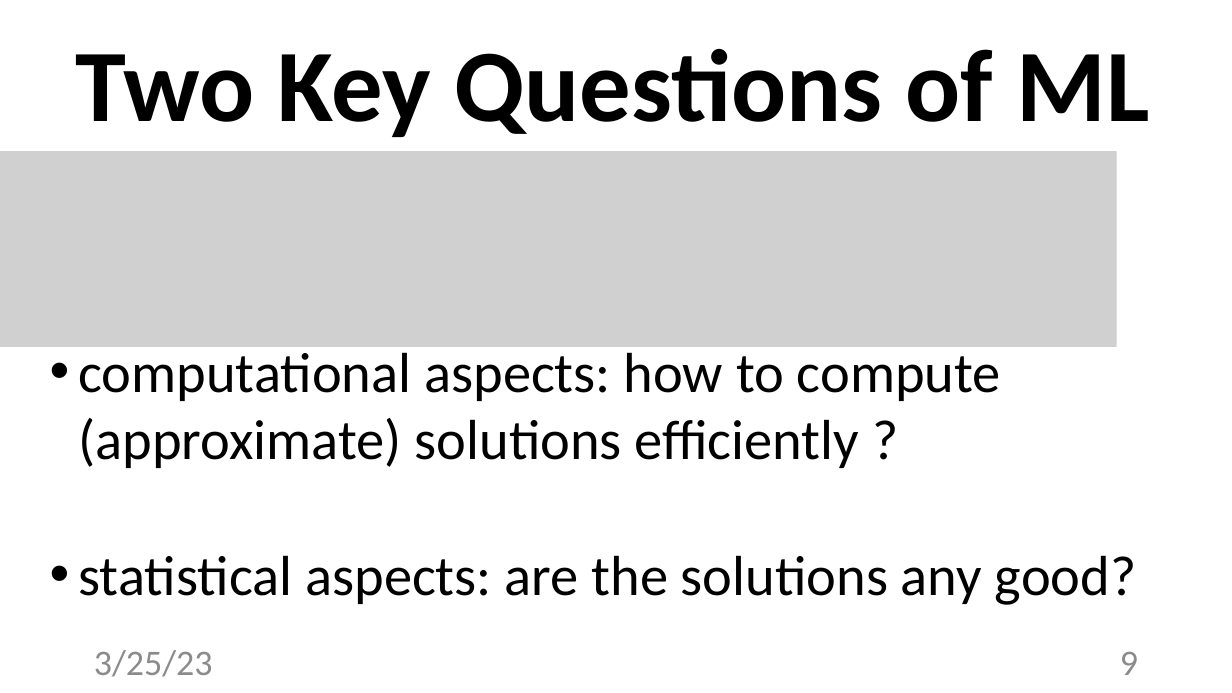
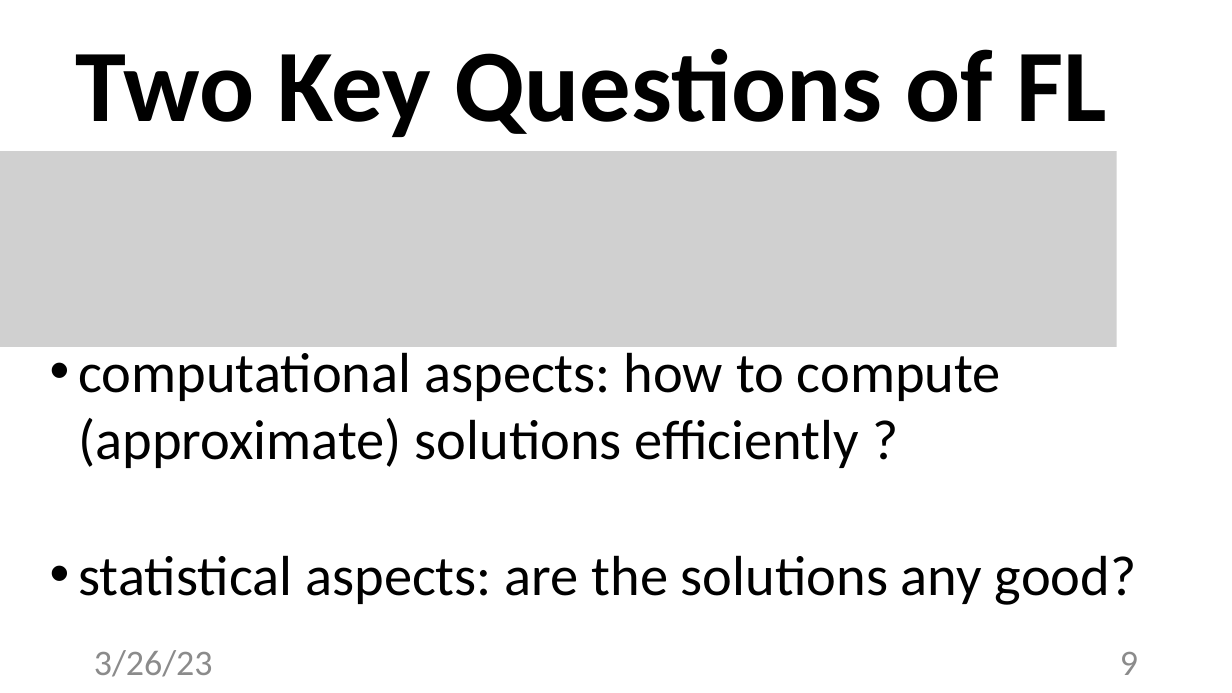
Before and after one commit to alexjungaalto/FederatedLearning, a slide deck: slide 9 of slides/CS-E4740_FLAlgos.pptx. Drawn at 1232x693 pixels with LibreOffice and Linux fonts; fonts in the diff are those of the drawing; grey boxes stand for pictures. Boxes give left, top, right and bottom in pixels: in the first picture for what was removed or moved away, otherwise in the second. Text is boxed around its words. In the diff, an @@ line names an element or a change of style, - is before the commit and + after.

```diff
--- a/slides/CS-E4740_FLAlgos.pptx
+++ b/slides/CS-E4740_FLAlgos.pptx
@@ title at (76,49,1106,137): text changed @@
-Two Key Questions of ML
+Two Key Questions of FL
@@ text at (94,650,213,677): text changed @@
-3/25/23
+3/26/23
```
Also in this commit, not shown: 11 other slides changed, 4 slides added, 25 slides removed, 12 other files.
